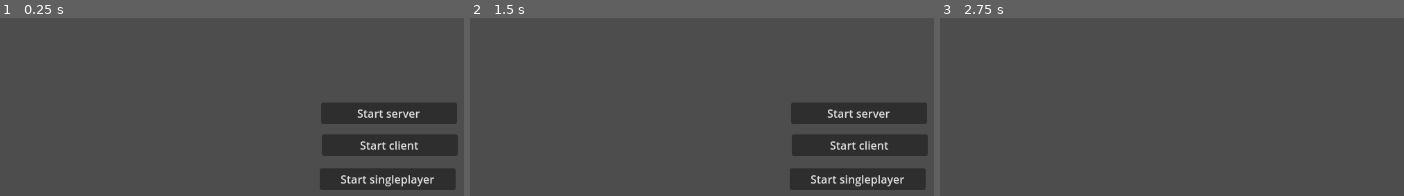
Above: before the commit, frames 1-3 (left to right).
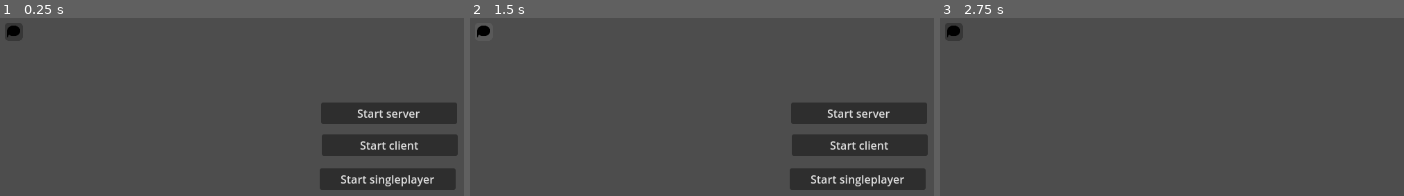
Above: after the commit, the same moments.

Repository: patentsil/MILSIM
Game: Godot game, scene res://world.tscn
Two runs of this game, one before a commit and one after it. Both use one fixed random seed, a clock stepped at 60 frames per second and the inputs below.
Inputs (mouse positions are in pixels of both pictures, inside the frame that each line leads up to):
- Up to frame 1 (0.25 s): no input
- Up to frame 2 (1.5 s): click (483, 32) at 0.52 s; click (483, 32) at 1.27 s
- Up to frame 3 (2.75 s): click "Start client" at 2 s

The runs differ from the first frame. In frame 1, 0.2% of the frame differs, in the area x 1-5%, y 3-12%; in frame 2, 0.1%; in frame 3, 0.2%.

Commit message:
Add chat icon
Also add action bar

Diff:
--- /dev/null
+++ b/gui/ActionBar.tscn
@@ -0,0 +1,35 @@
+[gd_scene load_steps=4 format=3 uid="uid://bxucqg1xshhty"]
+
+[ext_resource type="Texture2D" uid="uid://b7qhdy08ptqx4" path="res://gui/icons/backdrop.svg" id="1_0j7uy"]
+[ext_resource type="Texture2D" uid="uid://dvnibec4iof56" path="res://gui/icons/backdrop2.svg" id="2_17im3"]
+[ext_resource type="Texture2D" uid="uid://dfvvw7fiekan4" path="res://gui/icons/chat.svg" id="2_sbdiy"]
+
+[node name="ActionBar" type="Node2D"]
+
+[node name="ChatDrop" type="TextureButton" parent="."]
+offset_left = 7.0
+offset_top = 7.0
+offset_right = 71.0
+offset_bottom = 71.0
+scale = Vector2(0.4, 0.4)
+texture_normal = ExtResource("1_0j7uy")
+texture_hover = ExtResource("2_17im3")
+
+[node name="ChatToggleButton" type="TextureButton" parent="ChatDrop"]
+layout_mode = 1
+anchors_preset = 8
+anchor_left = 0.5
+anchor_top = 0.5
+anchor_right = 0.5
+anchor_bottom = 0.5
+offset_left = -32.0
+offset_top = -32.0
+offset_right = 32.0
+offset_bottom = 32.0
+grow_horizontal = 2
+grow_vertical = 2
+scale = Vector2(0.989512, 0.966379)
+mouse_filter = 1
+texture_normal = ExtResource("2_sbdiy")
+
+[connection signal="mouse_entered" from="ChatDrop/ChatToggleButton" to="ChatDrop" method="_on_chat_toggle_button_mouse_entered"]
--- /dev/null
+++ b/gui/icons/backdrop.svg
@@ -0,0 +1,61 @@
+<?xml version="1.0" encoding="UTF-8" standalone="no"?>
+<!-- Created with Inkscape (http://www.inkscape.org/) -->
+
+<svg
+   width="64"
+   height="64"
+   viewBox="0 0 16.933333 16.933333"
+   version="1.1"
+   id="svg5"
+   inkscape:version="1.2.1 (9c6d41e410, 2022-07-14)"
+   sodipodi:docname="backdrop.svg"
+   inkscape:export-filename="chat.png"
+   inkscape:export-xdpi="96"
+   inkscape:export-ydpi="96"
+   xmlns:inkscape="http://www.inkscape.org/namespaces/inkscape"
+   xmlns:sodipodi="http://sodipodi.sourceforge.net/DTD/sodipodi-0.dtd"
+   xmlns="http://www.w3.org/2000/svg"
+   xmlns:svg="http://www.w3.org/2000/svg">
+  <sodipodi:namedview
+     id="namedview7"
+     pagecolor="#ffffff"
+     bordercolor="#000000"
+     borderopacity="0.25"
+     inkscape:showpageshadow="2"
+     inkscape:pageopacity="0.0"
+     inkscape:pagecheckerboard="0"
+     inkscape:deskcolor="#d1d1d1"
+     inkscape:document-units="mm"
+     showgrid="true"
+     inkscape:zoom="10.35098"
+     inkscape:cx="48.980869"
+     inkscape:cy="29.3692"
+     inkscape:window-width="2560"
+     inkscape:window-height="1377"
+     inkscape:window-x="-8"
+     inkscape:window-y="-8"
+     inkscape:window-maximized="1"
+     inkscape:current-layer="layer1">
+    <inkscape:grid
+       type="xygrid"
+       id="grid1049"
+       spacingx="2.1166666"
+       spacingy="2.1166666"
+       empspacing="2" />
+  </sodipodi:namedview>
+  <defs
+     id="defs2" />
+  <g
+     inkscape:label="Layer 1"
+     inkscape:groupmode="layer"
+     id="layer1">
+    <rect
+       style="fill:#000000;stroke-width:2.88667;fill-opacity:0.27651516"
+       id="rect5100"
+       width="16.933332"
+       height="16.933332"
+       x="4.974263e-07"
+       y="4.974263e-07"
+       rx="3.333333" />
+  </g>
+</svg>
--- /dev/null
+++ b/gui/icons/backdrop2.svg
@@ -0,0 +1,61 @@
+<?xml version="1.0" encoding="UTF-8" standalone="no"?>
+<!-- Created with Inkscape (http://www.inkscape.org/) -->
+
+<svg
+   width="64"
+   height="64"
+   viewBox="0 0 16.933333 16.933333"
+   version="1.1"
+   id="svg5"
+   inkscape:version="1.2.1 (9c6d41e410, 2022-07-14)"
+   sodipodi:docname="backdrop2.svg"
+   inkscape:export-filename="chat.png"
+   inkscape:export-xdpi="96"
+   inkscape:export-ydpi="96"
+   xmlns:inkscape="http://www.inkscape.org/namespaces/inkscape"
+   xmlns:sodipodi="http://sodipodi.sourceforge.net/DTD/sodipodi-0.dtd"
+   xmlns="http://www.w3.org/2000/svg"
+   xmlns:svg="http://www.w3.org/2000/svg">
+  <sodipodi:namedview
+     id="namedview7"
+     pagecolor="#ffffff"
+     bordercolor="#000000"
+     borderopacity="0.25"
+     inkscape:showpageshadow="2"
+     inkscape:pageopacity="0.0"
+     inkscape:pagecheckerboard="0"
+     inkscape:deskcolor="#d1d1d1"
+     inkscape:document-units="mm"
+     showgrid="true"
+     inkscape:zoom="10.35098"
+     inkscape:cx="45.599547"
+     inkscape:cy="29.465809"
+     inkscape:window-width="2560"
+     inkscape:window-height="1377"
+     inkscape:window-x="-8"
+     inkscape:window-y="-8"
+     inkscape:window-maximized="1"
+     inkscape:current-layer="layer1">
+    <inkscape:grid
+       type="xygrid"
+       id="grid1049"
+       spacingx="2.1166666"
+       spacingy="2.1166666"
+       empspacing="2" />
+  </sodipodi:namedview>
+  <defs
+     id="defs2" />
+  <g
+     inkscape:label="Layer 1"
+     inkscape:groupmode="layer"
+     id="layer1">
+    <rect
+       style="fill:#777777;stroke-width:2.88667;fill-opacity:0.27651516"
+       id="rect5100"
+       width="16.933332"
+       height="16.933332"
+       x="4.974263e-07"
+       y="4.974263e-07"
+       rx="3.333333" />
+  </g>
+</svg>
--- /dev/null
+++ b/gui/icons/chat.svg
@@ -0,0 +1,65 @@
+<?xml version="1.0" encoding="UTF-8" standalone="no"?>
+<!-- Created with Inkscape (http://www.inkscape.org/) -->
+
+<svg
+   width="64"
+   height="64"
+   viewBox="0 0 16.933333 16.933333"
+   version="1.1"
+   id="svg5"
+   inkscape:version="1.2.1 (9c6d41e410, 2022-07-14)"
+   sodipodi:docname="chat.svg"
+   inkscape:export-filename="chat.png"
+   inkscape:export-xdpi="96"
+   inkscape:export-ydpi="96"
+   xmlns:inkscape="http://www.inkscape.org/namespaces/inkscape"
+   xmlns:sodipodi="http://sodipodi.sourceforge.net/DTD/sodipodi-0.dtd"
+   xmlns="http://www.w3.org/2000/svg"
+   xmlns:svg="http://www.w3.org/2000/svg">
+  <sodipodi:namedview
+     id="namedview7"
+     pagecolor="#ffffff"
+     bordercolor="#000000"
+     borderopacity="0.25"
+     inkscape:showpageshadow="2"
+     inkscape:pageopacity="0.0"
+     inkscape:pagecheckerboard="0"
+     inkscape:deskcolor="#d1d1d1"
+     inkscape:document-units="mm"
+     showgrid="true"
+     inkscape:zoom="14.638496"
+     inkscape:cx="40.16806"
+     inkscape:cy="35.591087"
+     inkscape:window-width="2560"
+     inkscape:window-height="1377"
+     inkscape:window-x="-8"
+     inkscape:window-y="-8"
+     inkscape:window-maximized="1"
+     inkscape:current-layer="layer1">
+    <inkscape:grid
+       type="xygrid"
+       id="grid1049"
+       spacingx="2.1166666"
+       spacingy="2.1166666"
+       empspacing="2" />
+  </sodipodi:namedview>
+  <defs
+     id="defs2" />
+  <g
+     inkscape:label="Layer 1"
+     inkscape:groupmode="layer"
+     id="layer1">
+    <path
+       style="fill:#000000;stroke-width:2.53868"
+       d="m 2.1166666,7.9374972 c 0,0 -0.6027942,5.3434988 -0.00452,6.5664078 0.042134,0.08613 0.2039143,0.09697 0.2876361,0 0.7212688,-0.835436 1.8335489,-3.655991 1.8335489,-3.655991"
+       id="path3762"
+       sodipodi:nodetypes="cssc" />
+    <ellipse
+       style="fill:#000000;fill-opacity:1;stroke-width:2.42054"
+       id="path3222"
+       cx="8.4666662"
+       cy="7.9374995"
+       rx="6.3499999"
+       ry="5.2916665" />
+  </g>
+</svg>
--- a/world.tscn
+++ b/world.tscn
@@ -1,10 +1,11 @@
-[gd_scene load_steps=11 format=3 uid="uid://bxccnta1p8xa3"]
+[gd_scene load_steps=12 format=3 uid="uid://d3scx1bhr7cfc"]
 
 [ext_resource type="Texture2D" uid="uid://bdbvndoa3f8t3" path="res://assets/materials/raw/dirt_floor_1k/textures/dirt_floor_diff_1k.jpg" id="1_q1eem"]
 [ext_resource type="Script" path="res://world.gd" id="1_xarnj"]
 [ext_resource type="Texture2D" uid="uid://5sci0q4o2xg5" path="res://assets/materials/raw/dirt_floor_1k/textures/dirt_floor_rough_1k.jpg" id="2_npw1n"]
 [ext_resource type="PackedScene" uid="uid://bncn03noltels" path="res://objects/test_colliding_object.tscn" id="4_0ihgw"]
 [ext_resource type="PackedScene" uid="uid://tewr0o1447a4" path="res://objects/test_colliding_object2.tscn" id="5_afnsq"]
+[ext_resource type="PackedScene" uid="uid://bxucqg1xshhty" path="res://gui/ActionBar.tscn" id="7_bb0vf"]
 [ext_resource type="Script" path="res://ServerScripts/Spawn.gd" id="8_60twa"]
 
 [sub_resource type="StandardMaterial3D" id="StandardMaterial3D_v5pk8"]
@@ -85,6 +86,8 @@
 offset_bottom = 248.0
 text = "Start singleplayer"
 
+[node name="ActionBar" parent="." instance=ExtResource("7_bb0vf")]
+
 [connection signal="pressed" from="Menu/btnStartServer" to="." method="_on_btn_start_server_pressed"]
 [connection signal="pressed" from="Menu/btnStartClient" to="." method="_on_btn_start_client_pressed"]
 [connection signal="pressed" from="Menu/btnStartSingleplayer" to="." method="_on_btn_start_singleplayer_pressed"]
Not shown, added: gui/icons/backdrop.svg.import
Not shown, added: gui/icons/backdrop2.svg.import
Not shown, added: gui/icons/chat.svg.import
Empty file added: gui/menu.gd
Renamed: menu.tscn -> gui/menu.tscn
